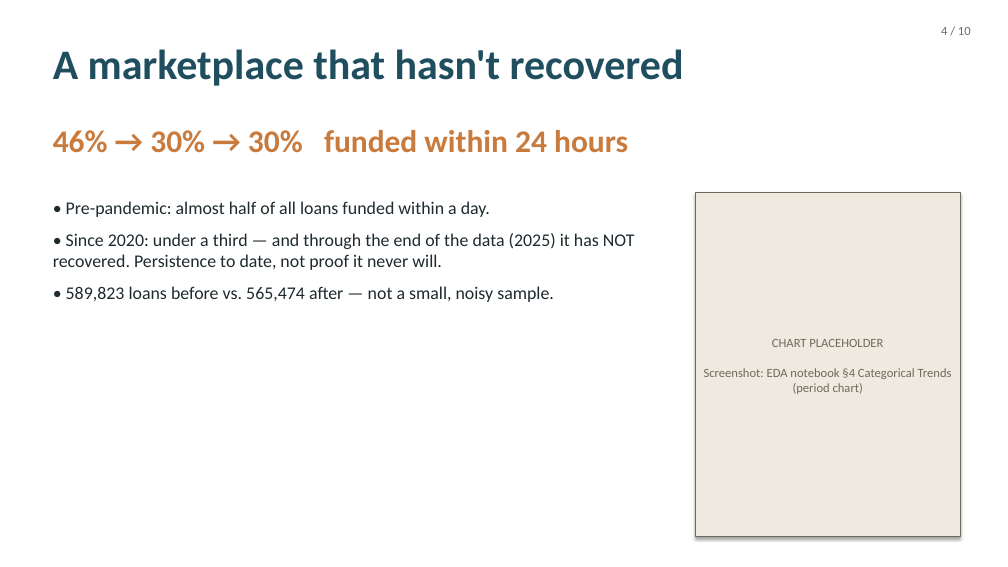
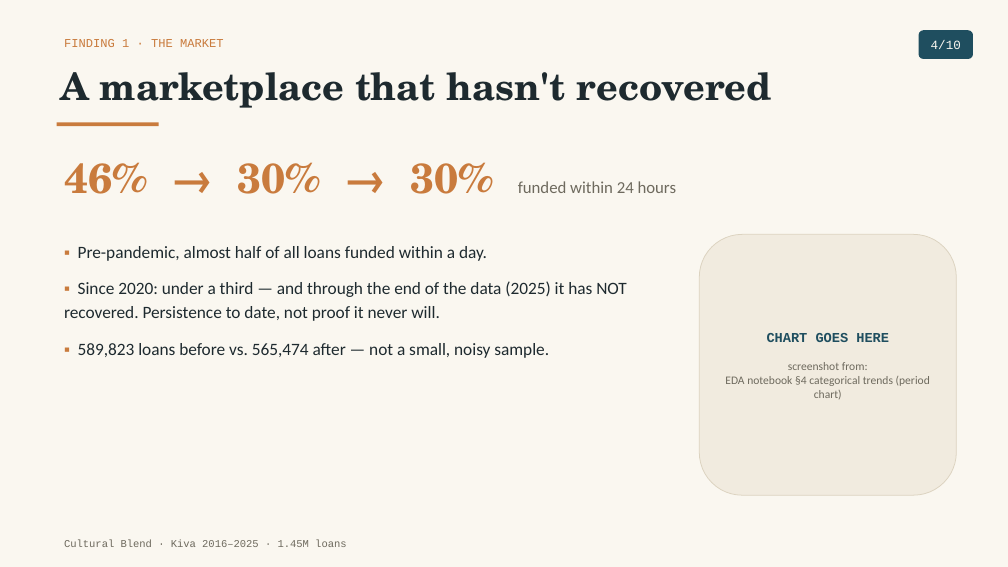
Before and after one commit to tuannm3812/unsw-ma-hackathon-2026, a slide deck: slide 4 of docs/presentation/slides_draft.pptx. Drawn at 1008x567 pixels with LibreOffice and Linux fonts; fonts in the diff are those of the drawing. Boxes give left, top, right and bottom in pixels: in the first picture for what was removed or moved away, otherwise in the second. Text is boxed around its words. In the diff, an @@ line names an element or a change of style, - is before the commit and + after.

```diff
--- a/docs/presentation/slides_draft.pptx
+++ b/docs/presentation/slides_draft.pptx
@@ background #FFFFFF to #FAF7F0 @@
@@ text "A marketplace that hasn't recovered": place and size @@
-text "A marketplace that hasn't recovered" at box(53, 49, 684, 86)
+text "A marketplace that hasn't recovered" at box(60, 72, 772, 108)
@@ text "A marketplace that hasn't recovered" at box(60, 72, 772, 108): size 40 to 36 pt, font Calibri to TeX Gyre Schola, text colour #1F4E5F to #1E2A2F @@
@@ text added at box(64, 39, 223, 47), 11.5 pt, text #C97B3D @@
+FINDING 1 · THE MARKET
@@ rounded rectangle "4/10": place and size @@
-rounded rectangle "4/10" at box(941, 27, 971, 35)
+rounded rectangle "4/10" at box(919, 30, 973, 59)
@@ rounded rectangle "4/10" at box(919, 30, 973, 59): vertical alignment top to middle; fill none to #1F4E5F @@
@@ text in rounded rectangle at box(931, 40, 961, 49): text changed; font Calibri to Courier New; text colour #6E6A5E to #FAF7F0 @@
-4 / 10
+4/10
@@ text "46% → 30% → 30% ...": place and size @@
-text "46% → 30% → 30% ..." at box(53, 130, 628, 153)
+text "46% → 30% → 30% ..." at box(64, 162, 677, 194)
@@ text "46% → 30% → 30% ..." at box(64, 162, 677, 194): size 30 to 40 pt, font Calibri to TeX Gyre Schola in "46% → 30% → 30%"; size 30 to 16 pt, text colour #C97B3D to #6E6A5E, bold off in "funded within 24 hours" @@
@@ rectangle added at box(57, 123, 159, 126), fill #C97B3D @@
@@ rounded rectangle "CHART GOES HERE": place and size @@
-rounded rectangle "CHART GOES HERE" at box(696, 193, 960, 537)
+rounded rectangle "CHART GOES HERE" at box(699, 234, 957, 495)
@@ rounded rectangle "CHART GOES HERE" at box(699, 234, 957, 495): rectangle to rounded rectangle; fill #EFEADF to #F1EBDF; outline #6E6A5E 0.75 pt to #DCD3C0 0.75 pt; shadow off @@
@@ text at box(64, 246, 627, 358): text changed; size 17 to 16.5 pt @@
-• Pre-pandemic: almost half of all loans funded within a day.
-• Since 2020: under a third — and through the end of the data (2025) it has NOT recovered. Persistence to date, not proof it never will.
-• 589,823 loans before vs. 565,474 after — not a small, noisy sample.
+▪ Pre-pandemic, almost half of all loans funded within a day.
+▪ Since 2020: under a third — and through the end of the data (2025) it has NOT recovered. Persistence to date, not proof it never will.
+▪ 589,823 loans before vs. 565,474 after — not a small, noisy sample.
@@ text in rounded rectangle at box(725, 333, 930, 399): text changed; size 12 to 11 pt @@
-CHART PLACEHOLDER
-Screenshot: EDA notebook §4 Categorical Trends (period chart)
+CHART GOES HERE
+screenshot from:
+EDA notebook §4 categorical trends (period chart)
@@ text added at box(64, 539, 346, 547), 10 pt, text #6E6A5E @@
+Cultural Blend · Kiva 2016–2025 · 1.45M loans
```
Also in this commit, not shown: 9 other slides changed.
